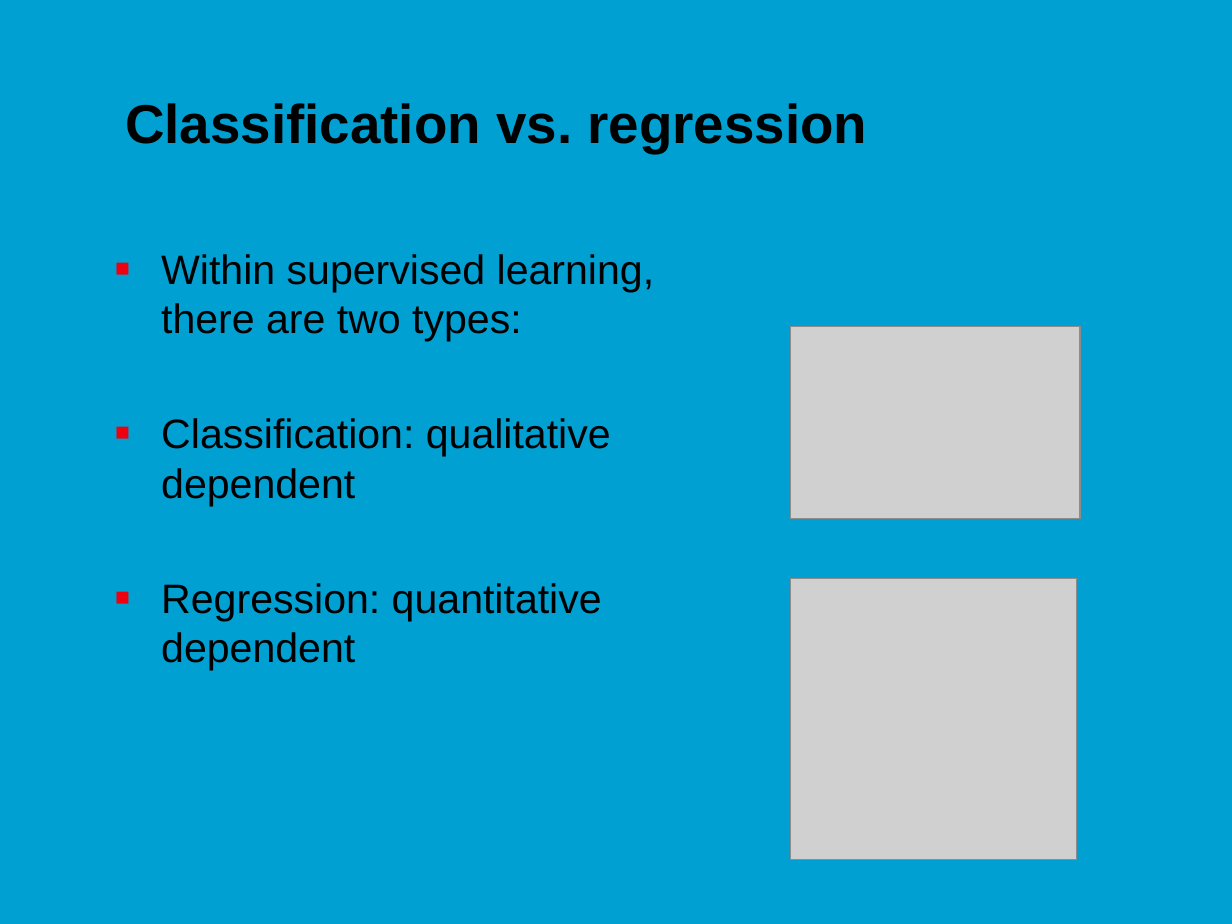
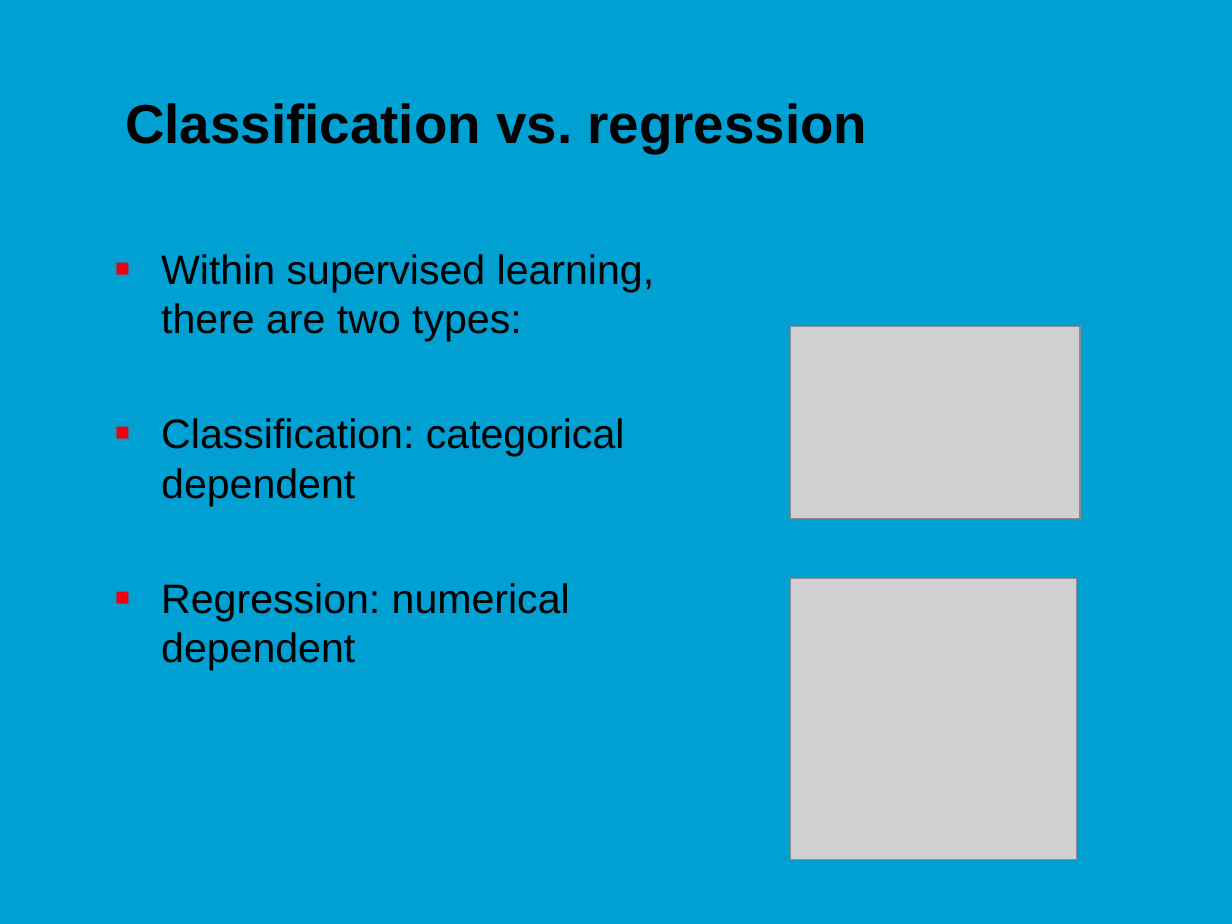
Before and after one commit to jonasmoons/data-driven-learning, a slide deck: slide 15 of slides/Week 4 - introduction to machine learning.pptx. Drawn at 1232x924 pixels with LibreOffice and Linux fonts; fonts in the diff are those of the drawing; grey boxes stand for pictures; background and template pictures are left out. Boxes give left, top, right and bottom in pixels: in the first picture for what was removed or moved away, otherwise in the second. Text is boxed around its words. In the diff, an @@ line names an element or a change of style, - is before the commit and + after.

```diff
--- a/slides/Week 4 - introduction to machine learning.pptx
+++ b/slides/Week 4 - introduction to machine learning.pptx
@@ text at (x1=161, y1=418, x2=625, y2=670): text changed @@
-■ Classification: qualitative dependent
-■ Regression: quantitative dependent
+■ Classification: categorical dependent
+■ Regression: numerical dependent
```
Also in this commit, not shown: 5 other files.
